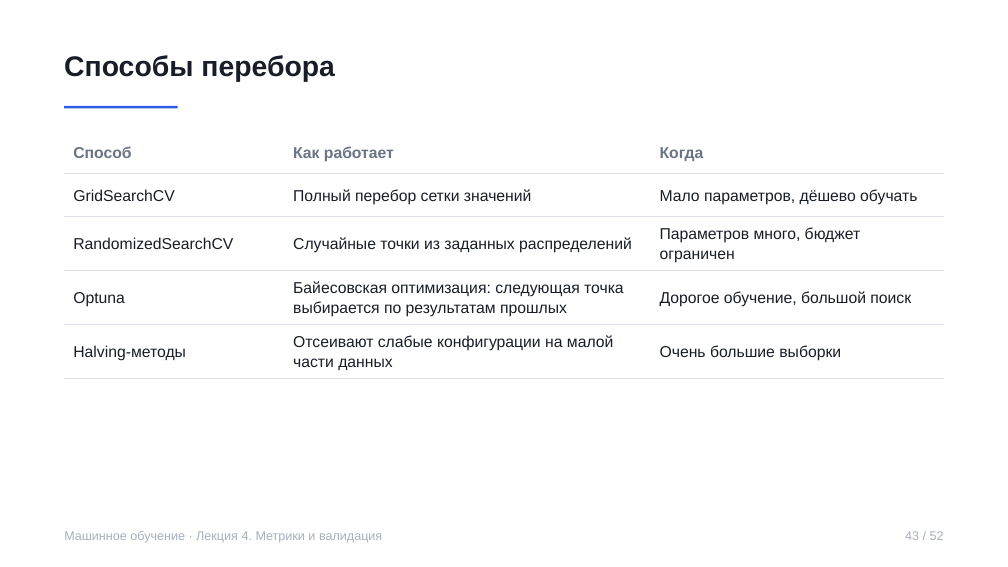
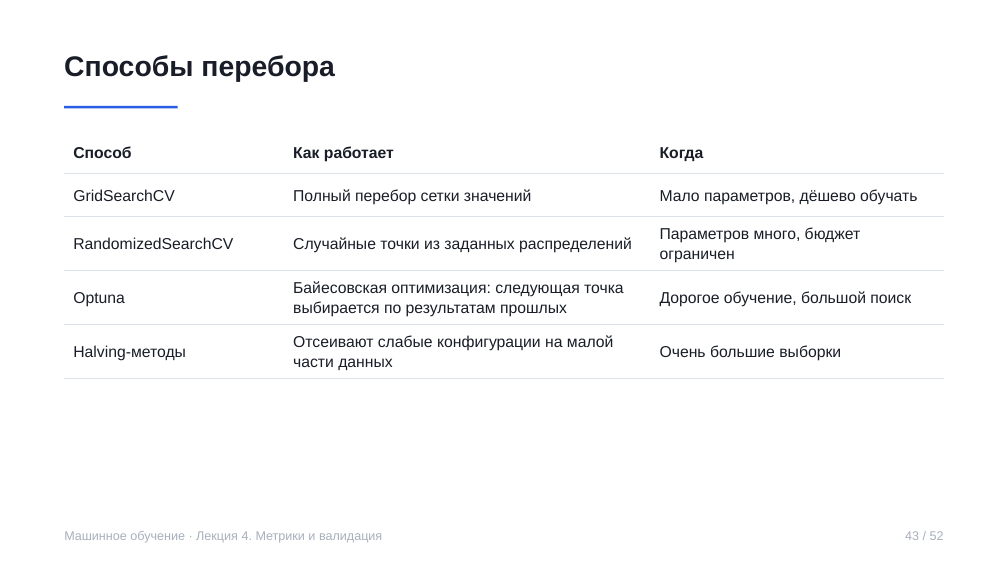
Before and after one commit to rustam-azimov/ml-course-hse, a slide deck: slide 43 of lectures/lecture04.pptx. Drawn at 1008x567 pixels with LibreOffice and Linux fonts; fonts in the diff are those of the drawing. Boxes give left, top, right and bottom in pixels: in the first picture for what was removed or moved away, otherwise in the second. Text is boxed around its words. In the diff, an @@ line names an element or a change of style, - is before the commit and + after.

```diff
--- a/lectures/lecture04.pptx
+++ b/lectures/lecture04.pptx
@@ table at [64, 130, 944, 374] @@
@@ text colour #6B7484 to #181D27 in "Способ", "Как работает", "Когда" @@
```
Also in this commit, not shown: 43 other slides changed, 5 other files.
